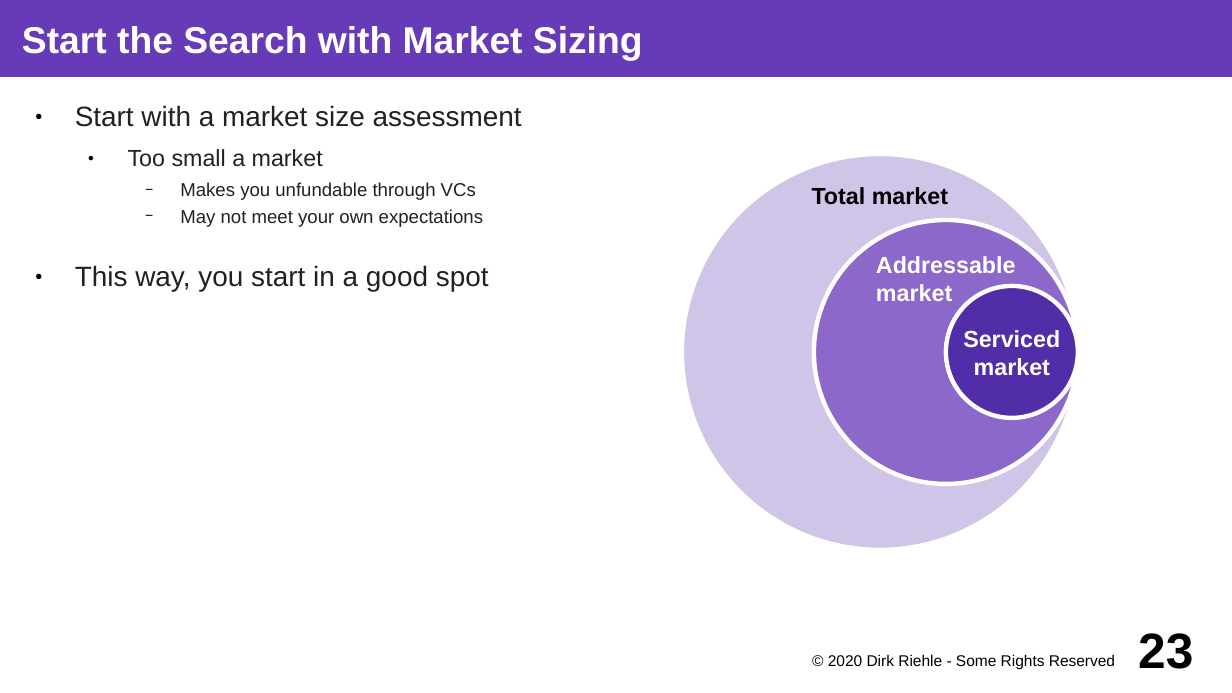
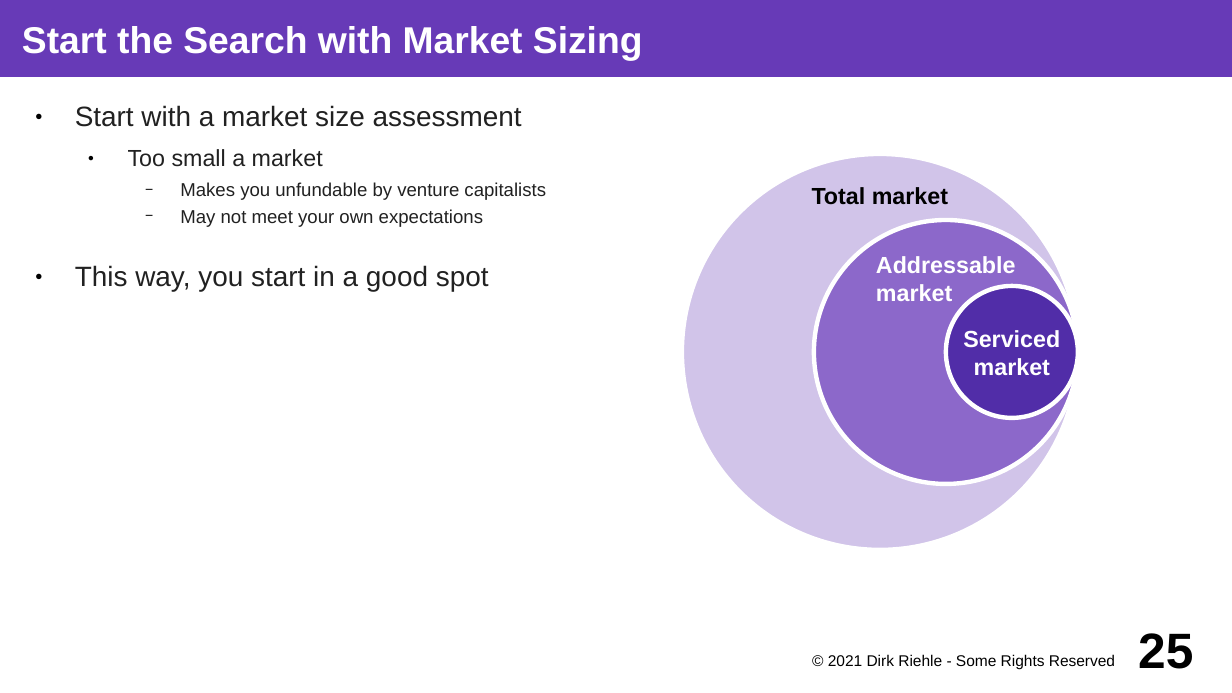
Before and after one commit to dirkriehle/coss-course, a slide deck: slide 25 of Lecture slides/COSS D01 - Software Startups.odp (slide 23 before the commit). Drawn at 1232x693 pixels with LibreOffice and Linux fonts; fonts in the diff are those of the drawing. Boxes give left, top, right and bottom in pixels: in the first picture for what was removed or moved away, otherwise in the second. Text is boxed around its words. In the diff, an @@ line names an element or a change of style, - is before the commit and + after.

```diff
--- a/Lecture slides/COSS D01 - Software Startups.odp
+++ b/Lecture slides/COSS D01 - Software Startups.odp
@@ text at [180,182,546,200]: text changed @@
-    − Makes you unfundable through VCs
+    − Makes you unfundable by venture capitalists
@@ text at [828,654,1115,670]: text changed @@
-© 2020 Dirk Riehle - Some Rights Reserved
+© 2021 Dirk Riehle - Some Rights Reserved
@@ page number at [1138,633,1193,669]: text changed @@
-23
+25
```
Also in this commit, not shown: 45 other slides changed, 2 slides added, 5 other files.
